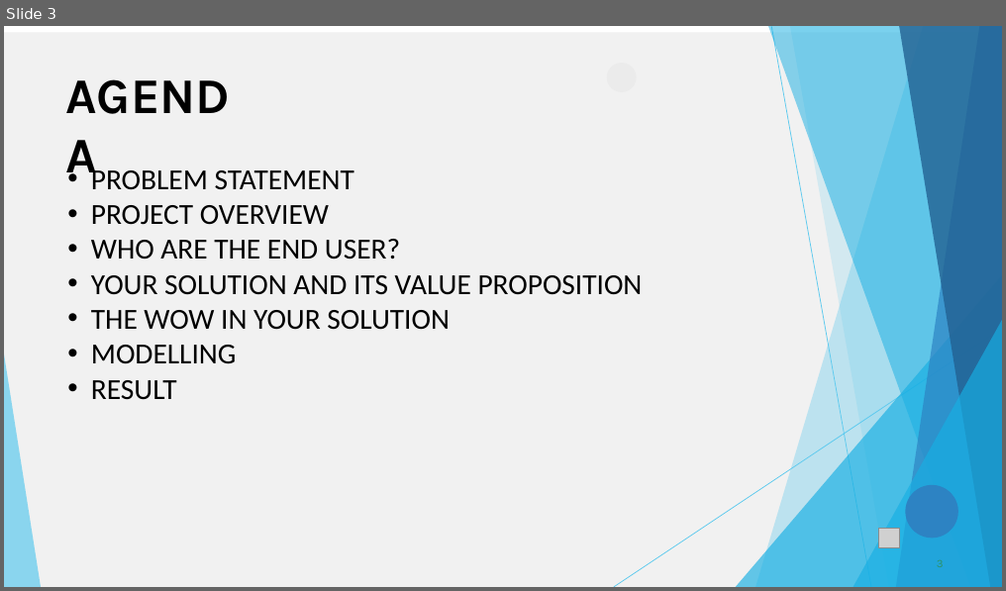
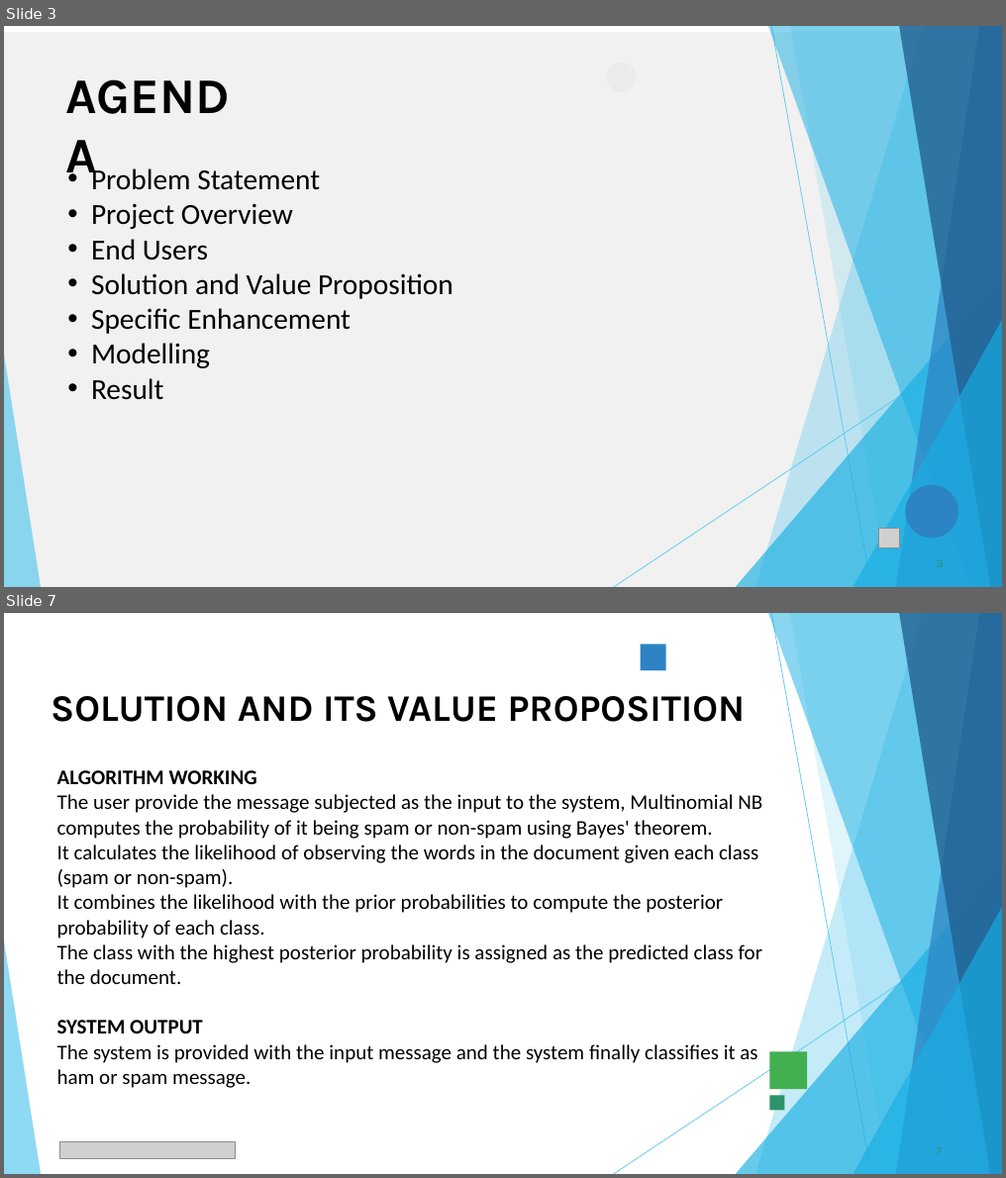
Before and after one commit to Rishika-1202/TNSDC_Generative-AI, a slide deck: SPAM_CLASSIFIER.pptx. Shown one above the other, each under a label of ours: slide 3 before the commit, slides 3 and 7 after it; the slides between them are not shown. The pictures are 1006x591 and 1006x1178 pixels, drawn with LibreOffice and Linux fonts; fonts in the diff are those of the drawing; grey boxes stand for pictures. Boxes give left, top, right and bottom in pixels: in the first picture for what was removed or moved away, otherwise in the second. Text is boxed around its words. In the diff, an @@ line names an element or a change of style, - is before the commit and + after.

```diff
--- a/SPAM_CLASSIFIER.pptx
+++ b/SPAM_CLASSIFIER.pptx
@@ slide 7 added at [4,613,1002,1174], background #FFFFFF @@
@@ freeform shape added at [755,613,1002,1174], fill #5FCAEE at 36% opacity @@
@@ freeform shape added at [768,613,1002,1174], fill #17AFE3 at 50% opacity @@
@@ freeform shape added at [772,614,871,1174], outline #5FCAEE 0.75 pt @@
@@ freeform shape added at [790,613,1002,1174], fill #5FCAEE at 20% opacity @@
@@ freeform shape added at [896,613,1002,1174], fill #2D83C3 at 70% opacity @@
@@ freeform shape added at [899,613,1002,1174], fill #226192 at 80% opacity @@
@@ freeform shape added at [641,645,665,670], fill #2D83C3 @@
@@ title added at [51,696,746,722], 36 pt, text #000000, bold @@
+SOLUTION AND ITS VALUE PROPOSITION
@@ text added at [57,770,762,1088], 20 pt, text #000000 @@
+ALGORITHM WORKING
+The user provide the message subjected as the input to the system, Multinomial NB computes the probability of it being spam or non-spam using Bayes' theorem.
+It calculates the likelihood of observing the words in the document given each class (spam or non-spam).
+It combines the likelihood with the prior probabilities to compute the posterior probability of each class.
+The class with the highest posterior probability is assigned as the predicted class for the document.
+SYSTEM OUTPUT
+The system is provided with the input message and the system finally classifies it as ham or spam message.
@@ freeform shape added at [736,862,1002,1174], fill #17AFE3 at 65% opacity @@
@@ freeform shape added at [853,907,1002,1174], fill #17AFE3 at 65% opacity @@
@@ freeform shape added at [614,916,1002,1174], outline #5FCAEE 0.75 pt @@
@@ freeform shape added at [4,942,41,1174], fill #5FCAEE at 70% opacity @@
@@ freeform shape added at [770,1052,807,1089], fill #42AF51 @@
@@ freeform shape added at [770,1096,785,1111], fill #2D936B @@
@@ picture added at [59,1143,235,1158] @@
@@ slide 3 changed as well @@
@@ text at [91,165,453,400]: text changed @@
-• PROBLEM STATEMENT
-• PROJECT OVERVIEW
-• WHO ARE THE END USER?
-• YOUR SOLUTION AND ITS VALUE PROPOSITION
-• THE WOW IN YOUR SOLUTION
-• MODELLING
-• RESULT
+• Problem Statement
+• Project Overview
+• End Users
+• Solution and Value Proposition
+• Specific Enhancement
+• Modelling
+• Result
```
Also in this commit, not shown: 6 other slides changed, 4 other slides added, 3 slides removed.
